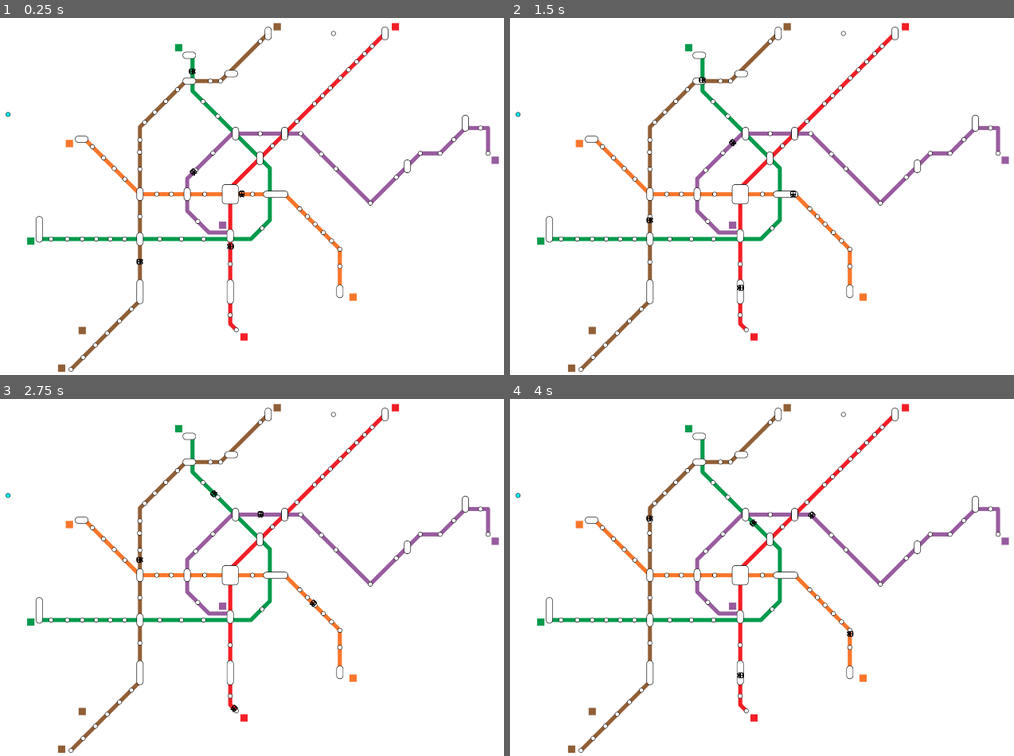
Above: before the commit, frames 1-4 (two rows, left to right).
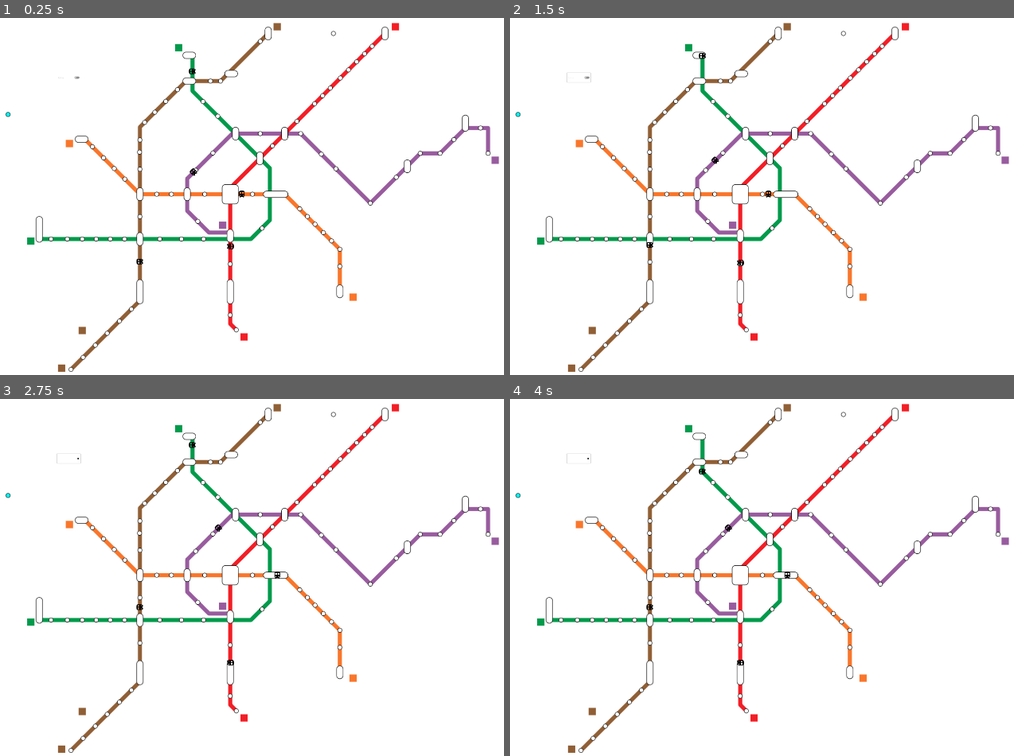
Above: after the commit, the same moments.

Repository: majohannsen/vienna-subway-map
Game: Godot game, scene res://main.tscn
Same seed, same stepped clock (60 frames per second), same inputs: the game is played once before the commit and once after it.
Inputs (mouse positions are in pixels of both pictures, inside the frame that each line leads up to):
- Up to frame 1 (0.25 s): no input
- Up to frame 2 (1.5 s): click (580, 78) at 0.5 s, where only the run after the commit has a clickable "time"; click (580, 78) at 1.25 s, where only the run after the commit has a clickable "time"
- Up to frame 3 (2.75 s): click (70, 459) at 2 s, where only the run after the commit has a clickable "time"
- Up to frame 4 (4 s): no input

The runs differ from the first frame. In frame 1, less than 0.1% of the frame differs, in the area x 14-16%, y 16-18%; in frame 2, 0.2%; in frame 3, 0.2%, in the area x 11-63%, y 12-88%; in frame 4, 0.2%.

Commit message:
trains stop for a second at every corner

Diff:
--- a/PathFollow2D.gd
+++ b/PathFollow2D.gd
@@ -6,6 +6,9 @@
 var curve:Curve2D
 var pathLength:float
 var points:PackedVector2Array
+var paused:bool
+var lastPoint:Vector2
+
 
 # Called when the node enters the scene tree for the first time.
 func _ready():
@@ -18,6 +21,8 @@
 
 # Called every frame. 'delta' is the elapsed time since the previous frame.
 func _process(delta):
+	if paused:
+		delta = 0
 	if (direction):
 		t -= delta * speedFactor
 		if (t < 0):
@@ -33,5 +38,17 @@
 	for i in range(points.size()):
 		var point = points[i]
 		var distance = position.distance_to(point)
-		if (distance < 5):
+		if (distance < 5 && !paused && lastPoint != point):
+			self.position = point
 			print(distance)
+			pauseForOneSecond(point)
+
+func pauseForOneSecond(point:Vector2):
+	paused = true
+	await get_tree().create_timer(1).timeout
+	lastPoint = point
+	paused = false
+
+
+func _on_check_button_toggled(button_pressed):
+	paused = button_pressed
--- a/main.tscn
+++ b/main.tscn
@@ -91,3 +91,16 @@
 [node name="PathFollower" parent="Control2/Path2D U6" instance=ExtResource("2_ewujf")]
 position = Vector2(798, 2127)
 rotation = -0.787796
+
+[node name="CheckButton" type="CheckButton" parent="."]
+offset_left = 713.0
+offset_top = 336.0
+offset_right = 855.0
+offset_bottom = 393.0
+text = "time"
+
+[connection signal="toggled" from="CheckButton" to="Control2/Path2D U1/PathFollower" method="_on_check_button_toggled"]
+[connection signal="toggled" from="CheckButton" to="Control2/Path2D U2/PathFollower" method="_on_check_button_toggled"]
+[connection signal="toggled" from="CheckButton" to="Control2/Path2D U3/PathFollower" method="_on_check_button_toggled"]
+[connection signal="toggled" from="CheckButton" to="Control2/Path2D U4/PathFollower" method="_on_check_button_toggled"]
+[connection signal="toggled" from="CheckButton" to="Control2/Path2D U6/PathFollower" method="_on_check_button_toggled"]
Not shown, changed: .DS_Store
